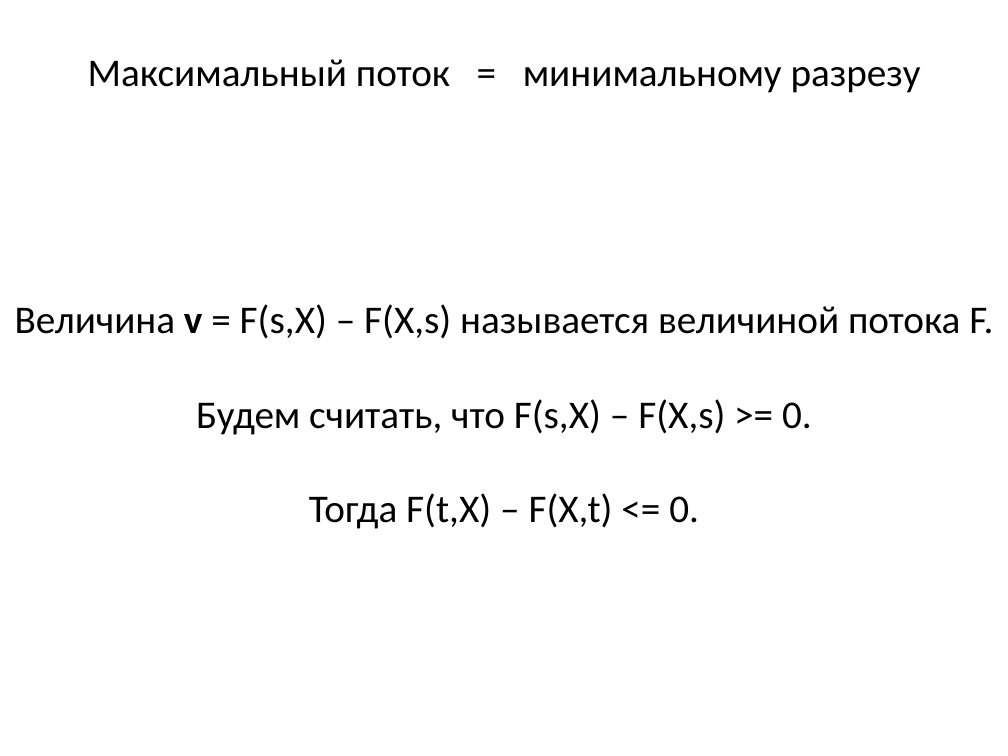
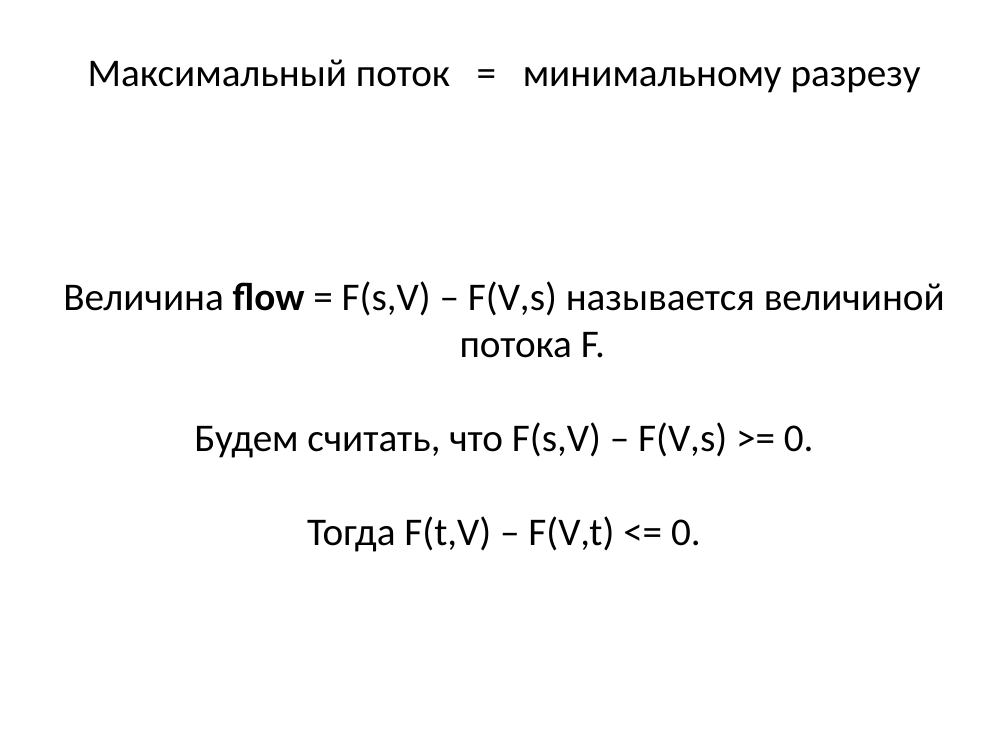
Before and after one commit to SteinbergOB/ANG, a slide deck: slide 94 of Презентации/Лекция 4.pptx (slide 79 before the commit). Drawn at 1008x756 pixels with LibreOffice and Linux fonts; fonts in the diff are those of the drawing. Boxes give left, top, right and bottom in pixels: in the first picture for what was removed or moved away, otherwise in the second. Text is boxed around its words. In the diff, an @@ line names an element or a change of style, - is before the commit and + after.

```diff
--- a/Презентации/Лекция 4.pptx
+++ b/Презентации/Лекция 4.pptx
@@ text at [63,281,945,552]: text changed @@
-Величина v = F(s,X) – F(X,s) называется величиной потока F.
-Будем считать, что F(s,X) – F(X,s) >= 0.
-Тогда F(t,X) – F(X,t) <= 0.
+Величина flow = F(s,V) – F(V,s) называется величиной потока F.
+Будем считать, что F(s,V) – F(V,s) >= 0.
+Тогда F(t,V) – F(V,t) <= 0.
```
Also in this commit, not shown: 54 other slides changed, 61 slides added, 1 slide removed.
